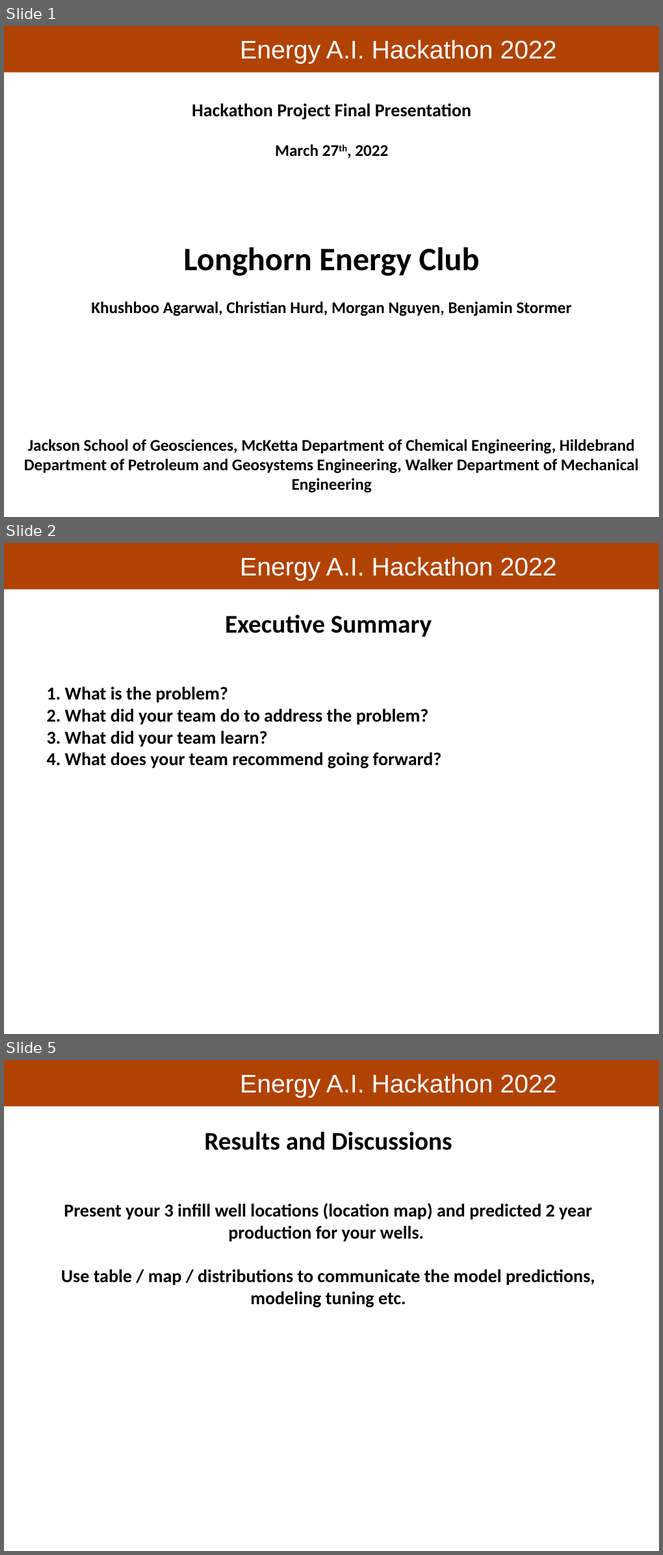
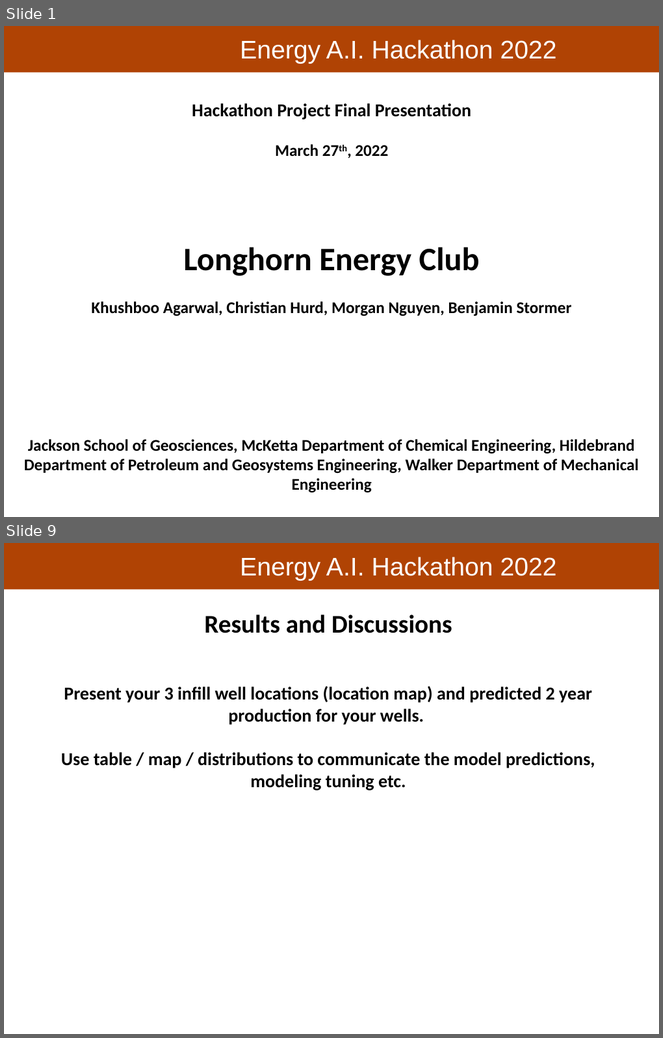
Before and after one commit to PGEHackathon/Longhorn_Energy_Club, a slide deck: Longhorn_Energy_Club_Presentation.pptx. Shown one above the other, each under a label of ours: slides 1, 2 and 5 before the commit, slides 1 and 9 after it; the slides between them are not shown. The pictures are 663x1555 and 663x1038 pixels, drawn with LibreOffice and Linux fonts; fonts in the diff are those of the drawing; background and template pictures are left out. Boxes give left, top, right and bottom in pixels: in the first picture for what was removed or moved away, otherwise in the second. Text is boxed around its words. In the diff, an @@ line names an element or a change of style, - is before the commit and + after.

```diff
--- a/Longhorn_Energy_Club_Presentation.pptx
+++ b/Longhorn_Energy_Club_Presentation.pptx
@@ slide 2 removed at [4,543,659,1034], background #FFFFFF; not listed: 2 template elements that a slide beside it also shows @@
@@ text removed at [47,615,442,769] @@
-Executive Summary
-1. What is the problem?
-2. What did your team do to address the problem?
-3. What did your team learn?
-4. What does your team recommend going forward?
@@ what was slide 5 is now slide 9 @@
```
Also in this commit, not shown: 1 slide changed, 6 slides added, 1 other slide removed.
